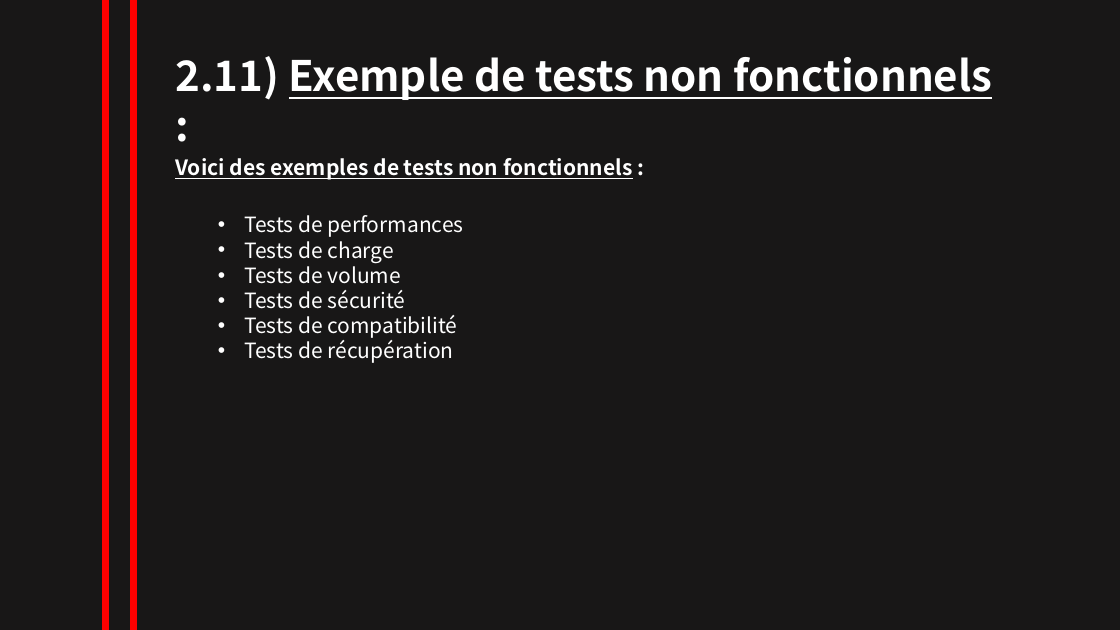
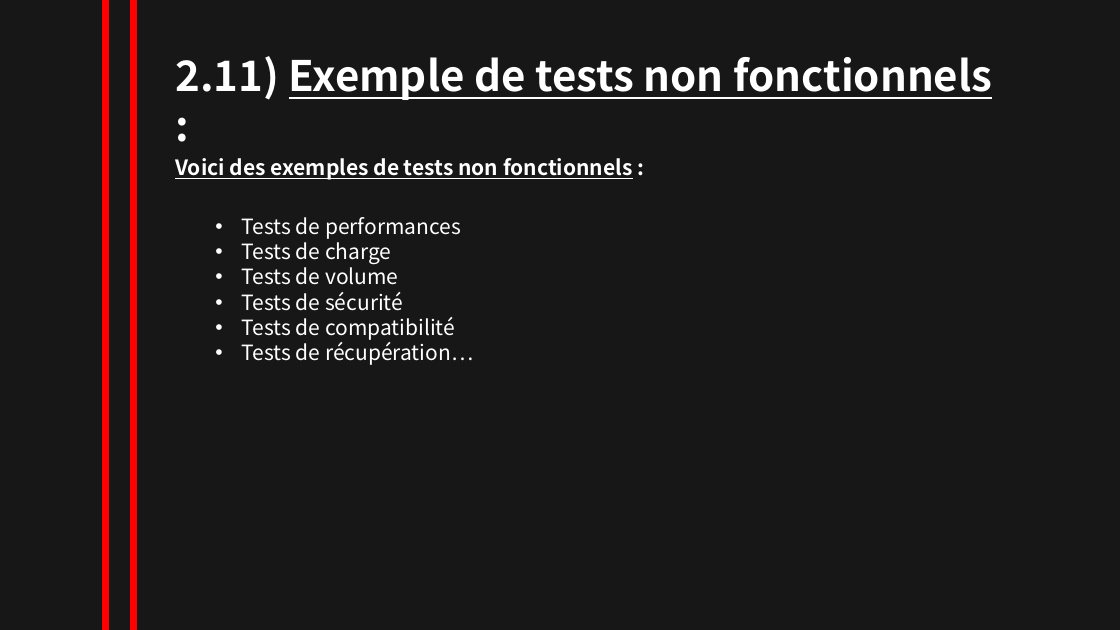
Before and after one commit to NesrineZitouni11/nesrine_zitouni, a slide deck: slide 22 of TRAVAUX/powerpointRevisionISTQB.pptx. Drawn at 1120x630 pixels with LibreOffice and Linux fonts; fonts in the diff are those of the drawing. Boxes give left, top, right and bottom in pixels: in the first picture for what was removed or moved away, otherwise in the second. Text is boxed around its words. In the diff, an @@ line names an element or a change of style, - is before the commit and + after.

```diff
--- a/TRAVAUX/powerpointRevisionISTQB.pptx
+++ b/TRAVAUX/powerpointRevisionISTQB.pptx
@@ text at (x1=242, y1=339, x2=473, y2=365): text changed @@
-• Tests de récupération
+• Tests de récupération…
```
Also in this commit, not shown: 3 slides added, 1 slide removed.
